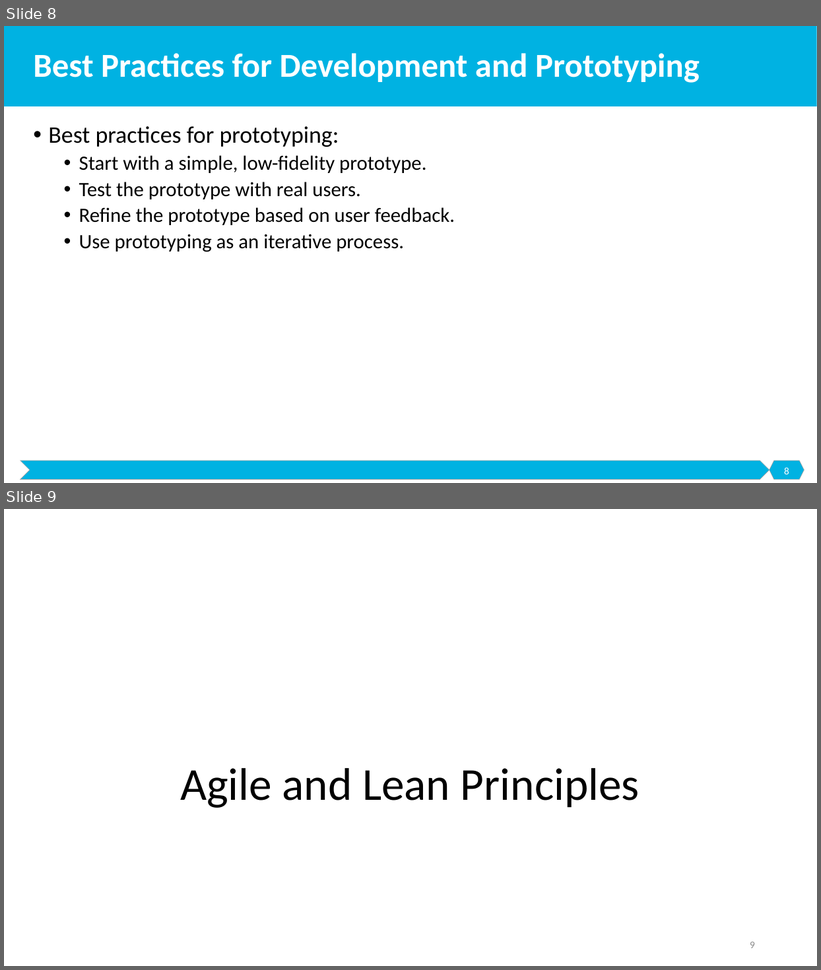
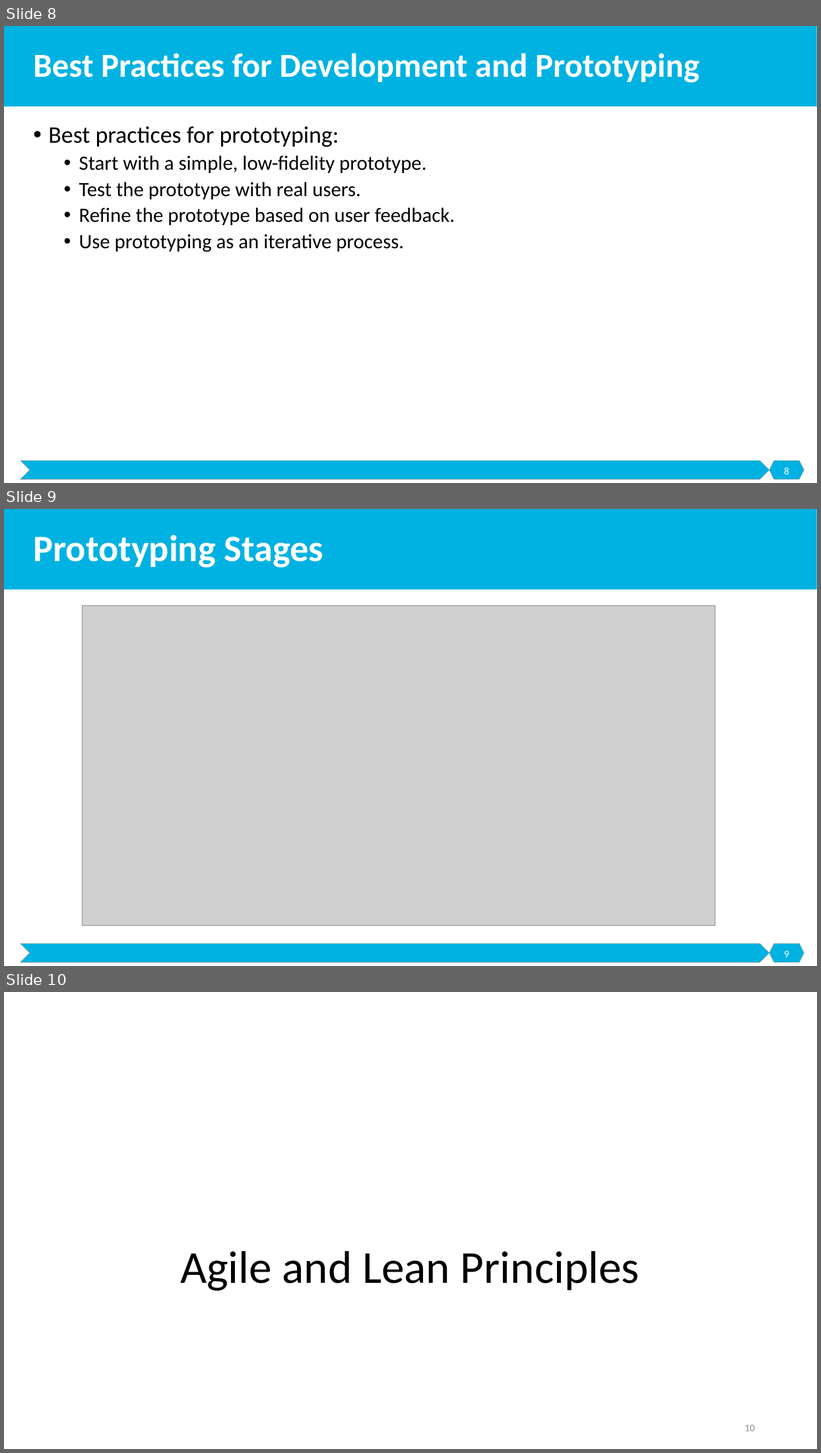
Before and after one commit to malenezi/malenezi, a slide deck: SE495/Lectures/4-Development and Prototyping/Development and Prototyping.pptx. Shown one above the other, each under a label of ours: slides 8 and 9 before the commit, slides 8, 9 and 10 after it. The pictures are 821x970 and 821x1453 pixels, drawn with LibreOffice and Linux fonts; fonts in the diff are those of the drawing; grey boxes stand for pictures. Boxes give left, top, right and bottom in pixels: in the first picture for what was removed or moved away, otherwise in the second. Text is boxed around its words. In the diff, an @@ line names an element or a change of style, - is before the commit and + after.

```diff
--- a/SE495/Lectures/4-Development and Prototyping/Development and Prototyping.pptx
+++ b/SE495/Lectures/4-Development and Prototyping/Development and Prototyping.pptx
@@ slide 9 added at [4, 509, 817, 966], background #FFFFFF; not listed: 3 template elements that a slide beside it also shows @@
@@ title added at [33, 535, 324, 568], 44 pt, text #FFFFFF, bold @@
+Prototyping Stages
@@ picture added at [82, 605, 715, 925] @@
@@ page number added at [784, 951, 789, 958], 12 pt, text #FFFFFF @@
+9
@@ what was slide 9 is now slide 10 @@
@@ page number at [745, 1425, 755, 1432]: text changed @@
-9
+10
```
Also in this commit, not shown: 3 slides changed, 7 other slides added, 2 other files.
